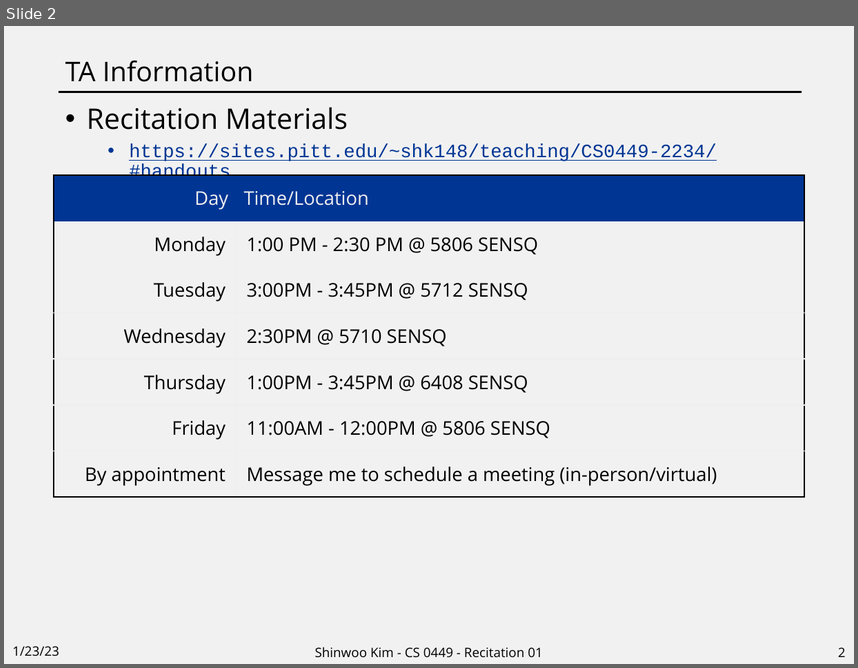
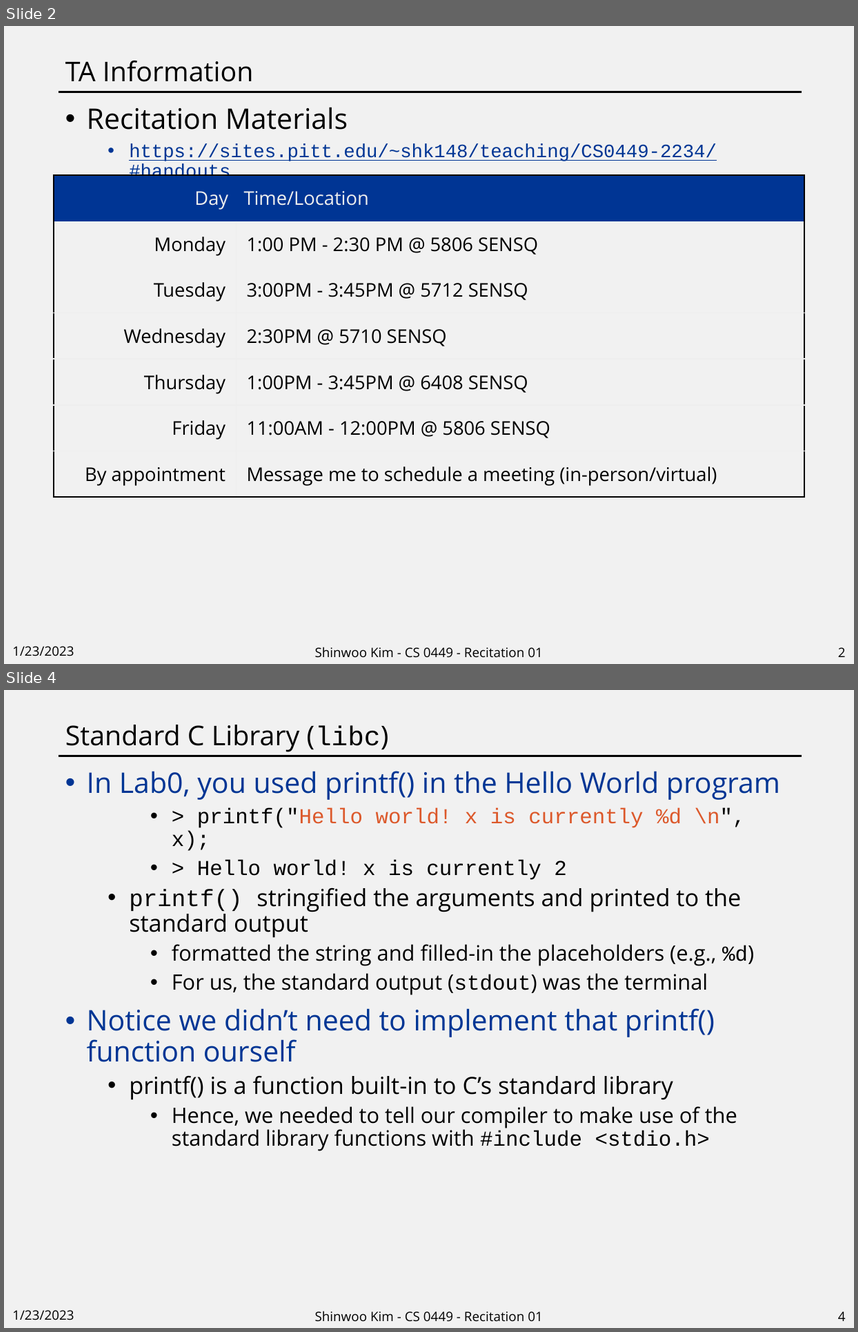
Before and after one commit to shinwookim/website-archive, a slide deck: teaching/CS0449-2234/rec01.pptx. Shown one above the other, each under a label of ours: slide 2 before the commit, slides 2 and 4 after it; the slides between them are not shown. The pictures are 858x668 and 858x1332 pixels, drawn with LibreOffice and Linux fonts; fonts in the diff are those of the drawing. Boxes give left, top, right and bottom in pixels: in the first picture for what was removed or moved away, otherwise in the second. Text is boxed around its words. In the diff, an @@ line names an element or a change of style, - is before the commit and + after.

```diff
--- a/teaching/CS0449-2234/rec01.pptx
+++ b/teaching/CS0449-2234/rec01.pptx
@@ slide 4 added at [4, 690, 854, 1328], background #F1F1F1; not listed: 1 template element that a slide beside it also shows @@
@@ title added at [65, 724, 389, 752], 23 pt, text #000000 @@
+Standard C Library (libc)
@@ text added at [87, 771, 780, 1151], 18 pt, text #000000 @@
+• In Lab0, you used printf() in the Hello World program
+    • > printf("Hello world! x is currently %d \n", x);
+    • > Hello world! x is currently 2
+  • printf() stringified the arguments and printed to the standard output
+    • formatted the string and filled-in the placeholders (e.g., %d)
+    • For us, the standard output (stdout) was the terminal
+• Notice we didn’t need to implement that printf() function ourself
+  • printf() is a function built-in to C’s standard library
+    • Hence, we needed to tell our compiler to make use of the standard library functions with #include <stdio.h>
@@ text added at [12, 1310, 74, 1320], 11 pt, text #000000 @@
+1/23/2023
@@ text added at [315, 1310, 542, 1321], 11 pt, text #000000 @@
+Shinwoo Kim - CS 0449 - Recitation 01
@@ page number added at [838, 1311, 846, 1321], 11 pt, text #000000 @@
+4
@@ slide 2 changed as well @@
@@ text at [12, 646, 74, 656]: text changed @@
-1/23/23
+1/23/2023
```
Also in this commit, not shown: 1 other slide changed, 6 other slides added, 3 other files.
